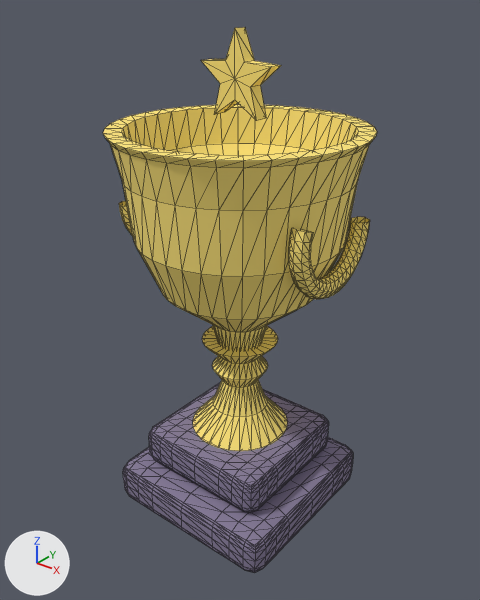
The OBJ model assets/meshes/Trophy.obj: old version first, new version second.
Before and after are seen from a camera (50 mm lens) standing at (5.78, -7.23, 8.2) and looking at (0.02, -0.03, 3.74). Lighting does not change. The marker at lower left points along +X, +Y and +Z. The first picture is the older version. Mesh edges are drawn as thin lines. Where no turn or scale is listed for an object, it has been applied to the vertices.

Objects in the first picture: 'Base', 'Cup'.
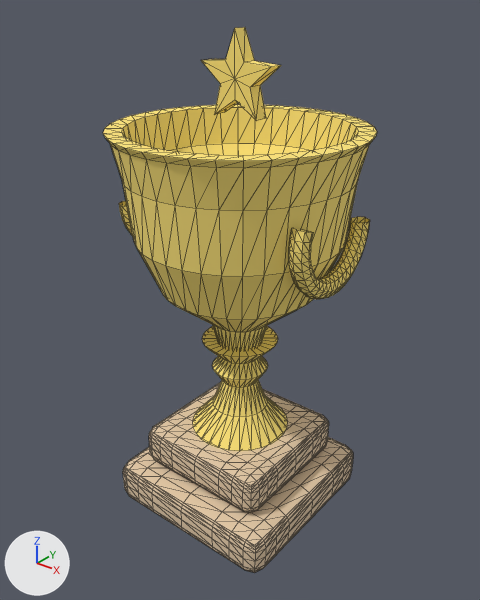
What differs and where, as boxes [x1, y1, x2, y2] in the pictures (480 x 600 px):
'Base', recoloured (lighter): [123, 382, 353, 573] in both

Edits to the bpy script that builds the scene:
```text
Change mat_base:
    mat_base.base_color: (0.235, 0.196, 0.314) -> (0.769, 0.588, 0.392)  # greyish purple #857a98 -> beige #e3caa8
```
